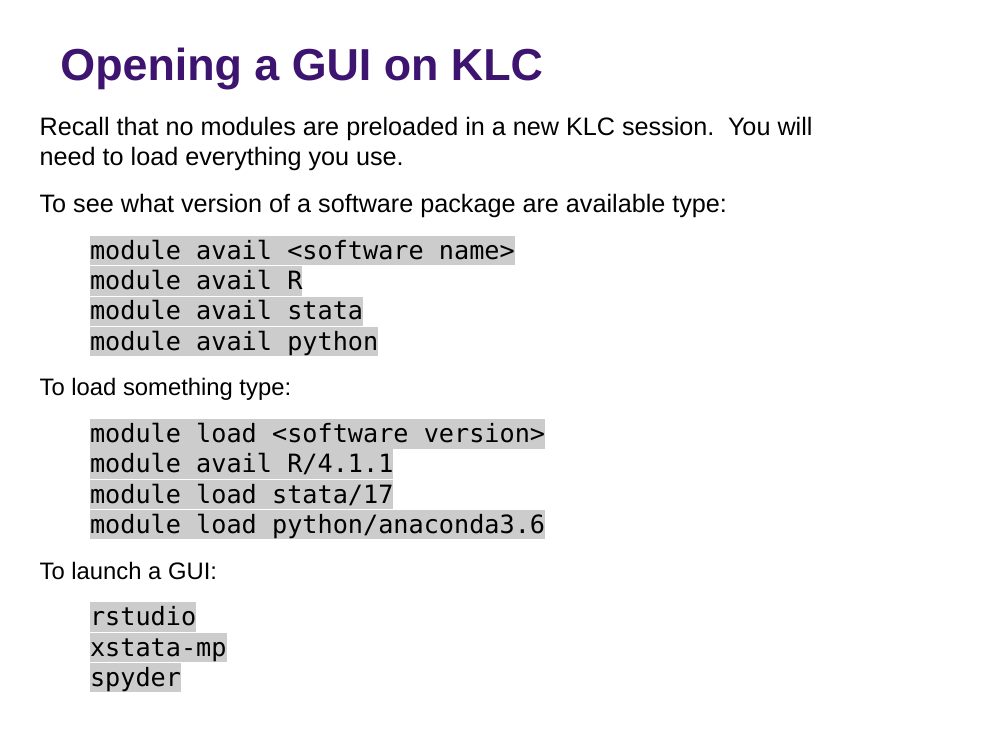
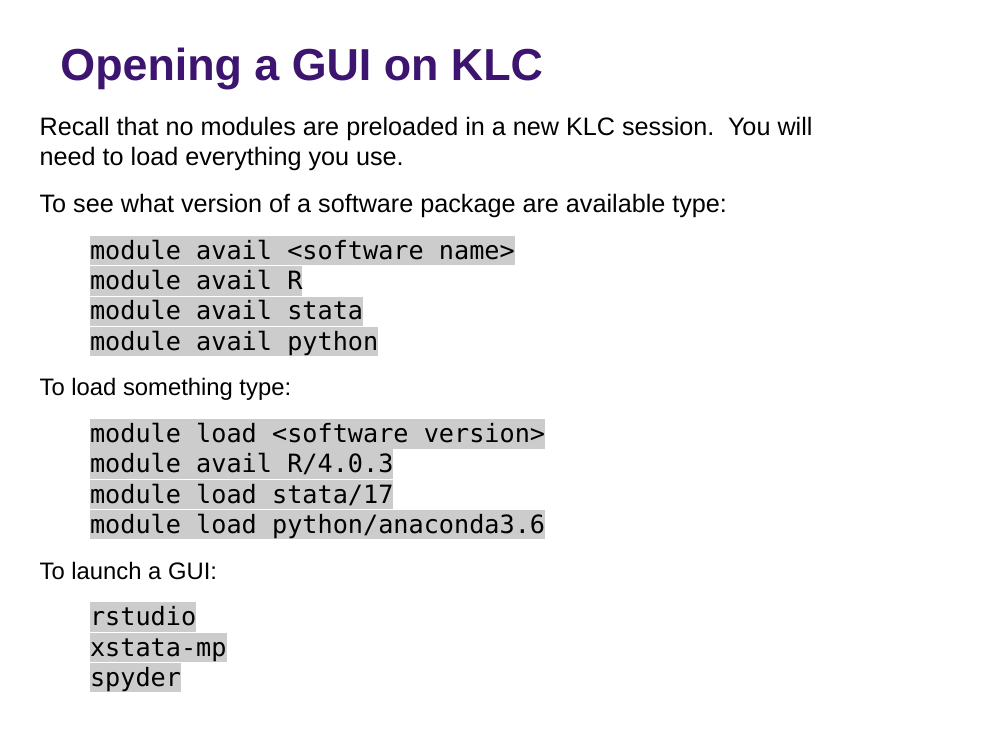
Before and after one commit to rs-kellogg/workshop_2022, a slide deck: slide 6 of Session4_Automate/Session4_Automation.pptx. Drawn at 1008x756 pixels with LibreOffice and Linux fonts; fonts in the diff are those of the drawing; background and template pictures are left out. Boxes give left, top, right and bottom in pixels: in the first picture for what was removed or moved away, otherwise in the second. Text is boxed around its words. In the diff, an @@ line names an element or a change of style, - is before the commit and + after.

```diff
--- a/Session4_Automate/Session4_Automation.pptx
+++ b/Session4_Automate/Session4_Automation.pptx
@@ text at [90,452,393,475]: text changed @@
-module avail R/4.1.1
+module avail R/4.0.3
```
Also in this commit, not shown: 2 other slides changed, 1 other file.
